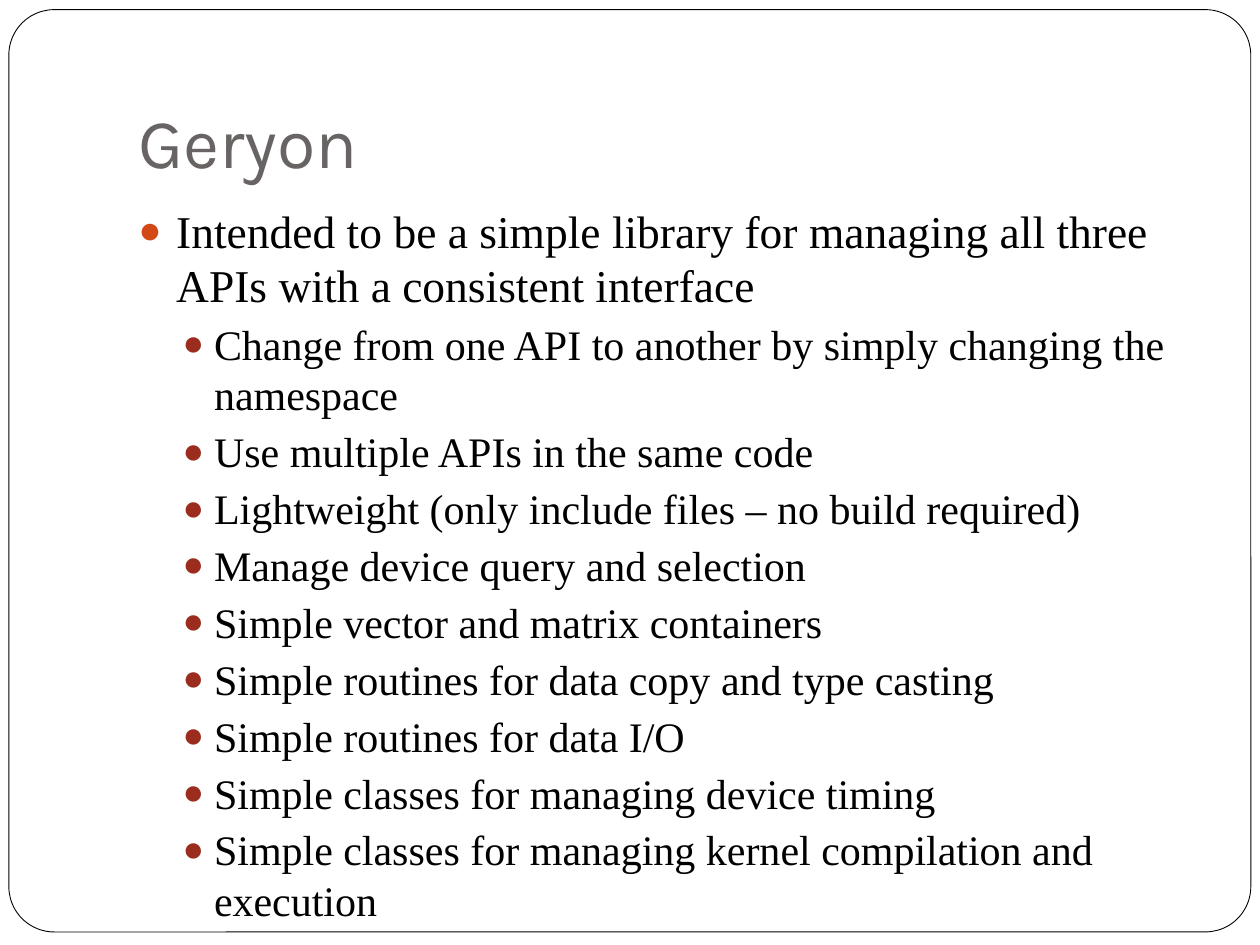
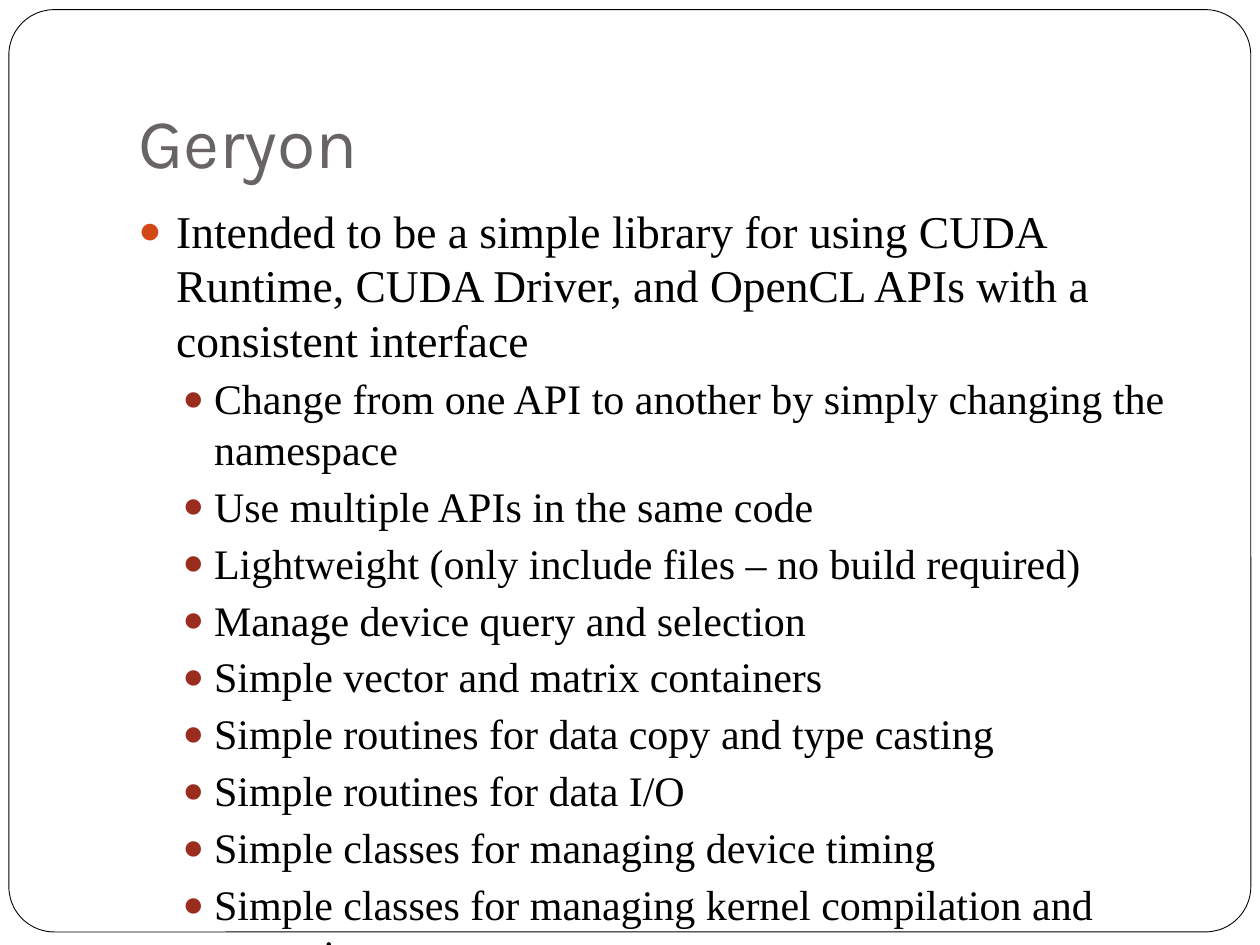
Before and after one commit to scicomp/geryon, a slide deck: slide 8 of geryon.pptx (slide 11 before the commit). Drawn at 1260x945 pixels with LibreOffice and Linux fonts; fonts in the diff are those of the drawing. Boxes give left, top, right and bottom in pixels: in the first picture for what was removed or moved away, otherwise in the second. Text is boxed around its words. In the diff, an @@ line names an element or a change of style, - is before the commit and + after.

```diff
--- a/geryon.pptx
+++ b/geryon.pptx
@@ text at (176, 216, 1089, 358): text changed @@
-● Intended to be a simple library for managing all three APIs with a consistent interface
+● Intended to be a simple library for using CUDA Runtime, CUDA Driver, and OpenCL APIs with a consistent interface
```
Also in this commit, not shown: 4 other slides changed, 3 slides removed, 6 other files.
